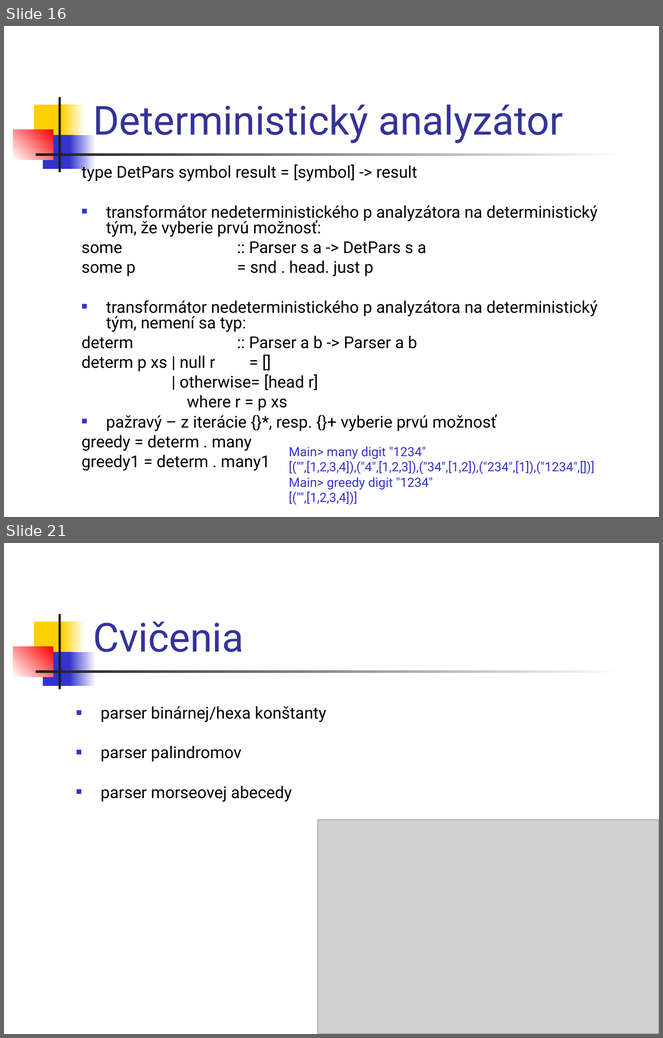
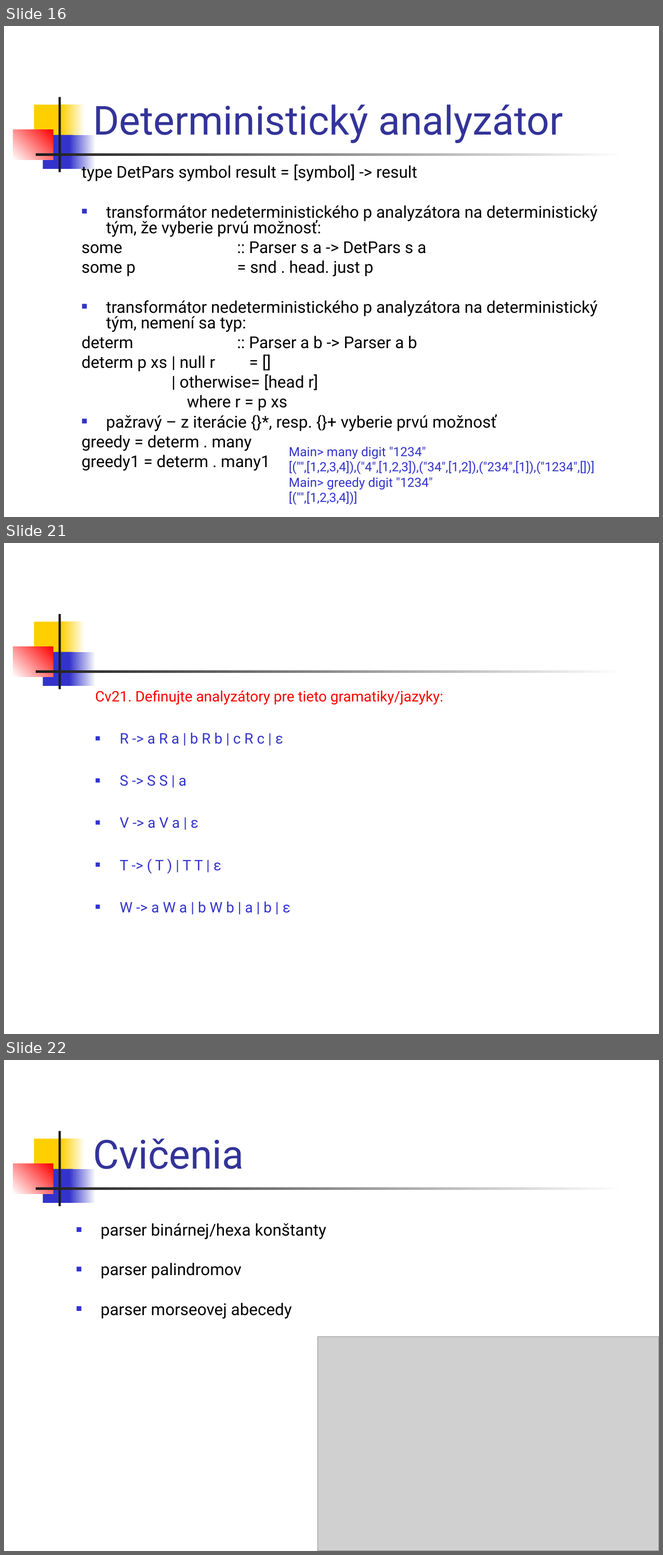
Before and after one commit to Funkcionalne/Prednasky, a slide deck: 09/09_fpro.ppt. Shown one above the other, each under a label of ours: slides 16 and 21 before the commit, slides 16, 21 and 22 after it; the slides between them are not shown. The pictures are 663x1038 and 663x1555 pixels, drawn with LibreOffice and Linux fonts; fonts in the diff are those of the drawing; grey boxes stand for pictures. Boxes give left, top, right and bottom in pixels: in the first picture for what was removed or moved away, otherwise in the second. Text is boxed around its words. In the diff, an @@ line names an element or a change of style, - is before the commit and + after.

```diff
--- a/09/09_fpro.ppt
+++ b/09/09_fpro.ppt
@@ slide 21 added at (4,543,659,1034), background #FFFFFF; not listed: 7 template elements that a slide beside it also shows @@
@@ text added at (95,690,443,913), 16 pt, text #3333CC @@
+Cv21. Definujte analyzátory pre tieto gramatiky/jazyky:
+■ R -> a R a | b R b | c R c | ε
+■ S -> S S | a
+■ V -> a V a | ε
+■ T -> ( T ) | T T | ε
+■ W -> a W a | b W b | a | b | ε
@@ what was slide 21 is now slide 22 @@
```
Also in this commit, not shown: 4 slides changed, 1 other file.
